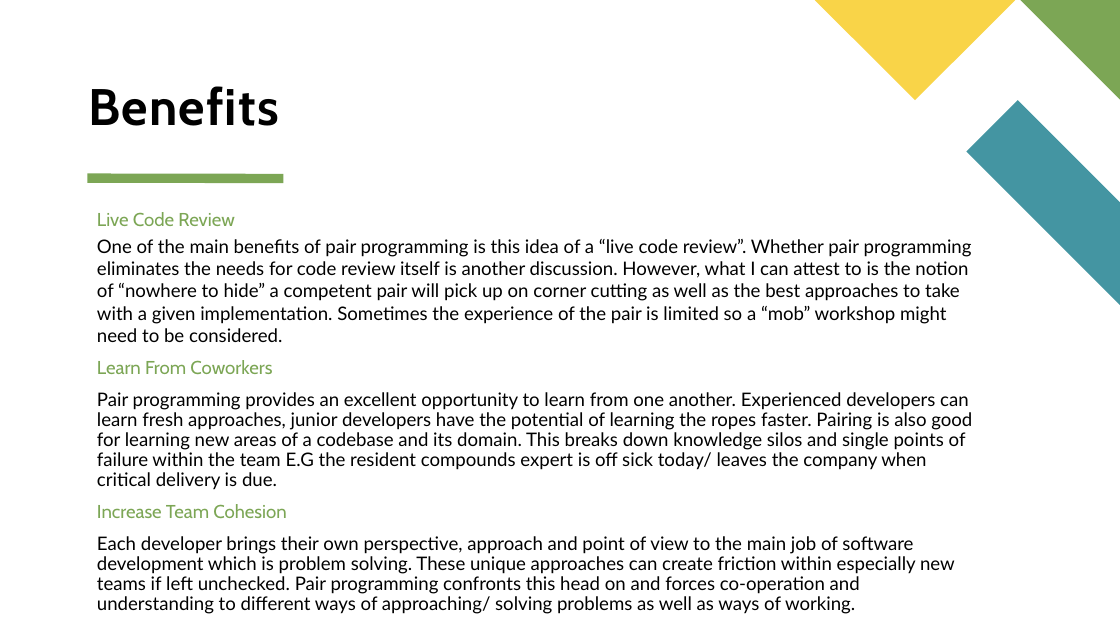
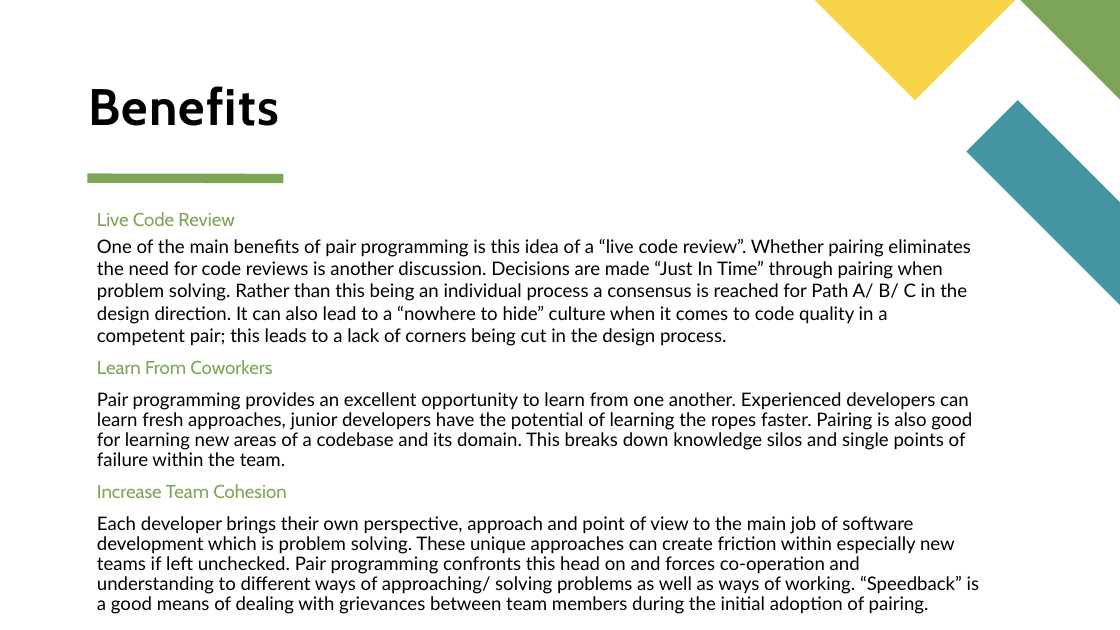
Before and after one commit to Steelstone3/Community-Of-Practice, a slide deck: slide 7 of presentations/Pair Programming.pptx. Drawn at 1120x630 pixels with LibreOffice and Linux fonts; fonts in the diff are those of the drawing. Boxes give left, top, right and bottom in pixels: in the first picture for what was removed or moved away, otherwise in the second. Text is boxed around its words. In the diff, an @@ line names an element or a change of style, - is before the commit and + after.

```diff
--- a/presentations/Pair Programming.pptx
+++ b/presentations/Pair Programming.pptx
@@ text at (97,239,970,346): text changed @@
-One of the main benefits of pair programming is this idea of a “live code review”. Whether pair programming eliminates the needs for code review itself is another discussion. However, what I can attest to is the notion of “nowhere to hide” a competent pair will pick up on corner cutting as well as the best approaches to take with a given implementation. Sometimes the experience of the pair is limited so a “mob” workshop might need to be considered.
+One of the main benefits of pair programming is this idea of a “live code review”. Whether pairing eliminates the need for code reviews is another discussion. Decisions are made “Just In Time” through pairing when problem solving. Rather than this being an individual process a consensus is reached for Path A/ B/ C in the design direction. It can also lead to a “nowhere to hide” culture when it comes to code quality in a competent pair; this leads to a lack of corners being cut in the design process.
@@ text at (97,392,972,466): text changed @@
-Pair programming provides an excellent opportunity to learn from one another. Experienced developers can learn fresh approaches, junior developers have the potential of learning the ropes faster. Pairing is also good for learning new areas of a codebase and its domain. This breaks down knowledge silos and single points of failure within the team E.G the resident compounds expert is off sick today/ leaves the company when critical delivery is due.
+Pair programming provides an excellent opportunity to learn from one another. Experienced developers can learn fresh approaches, junior developers have the potential of learning the ropes faster. Pairing is also good for learning new areas of a codebase and its domain. This breaks down knowledge silos and single points of failure within the team.
@@ text at (97,516,980,594): text changed @@
-Each developer brings their own perspective, approach and point of view to the main job of software development which is problem solving. These unique approaches can create friction within especially new teams if left unchecked. Pair programming confronts this head on and forces co-operation and understanding to different ways of approaching/ solving problems as well as ways of working.
+Each developer brings their own perspective, approach and point of view to the main job of software development which is problem solving. These unique approaches can create friction within especially new teams if left unchecked. Pair programming confronts this head on and forces co-operation and understanding to different ways of approaching/ solving problems as well as ways of working. “Speedback” is a good means of dealing with grievances between team members during the initial adoption of pairing.
```
Also in this commit, not shown: 3 other slides changed, 1 slide added, 2 other files.
